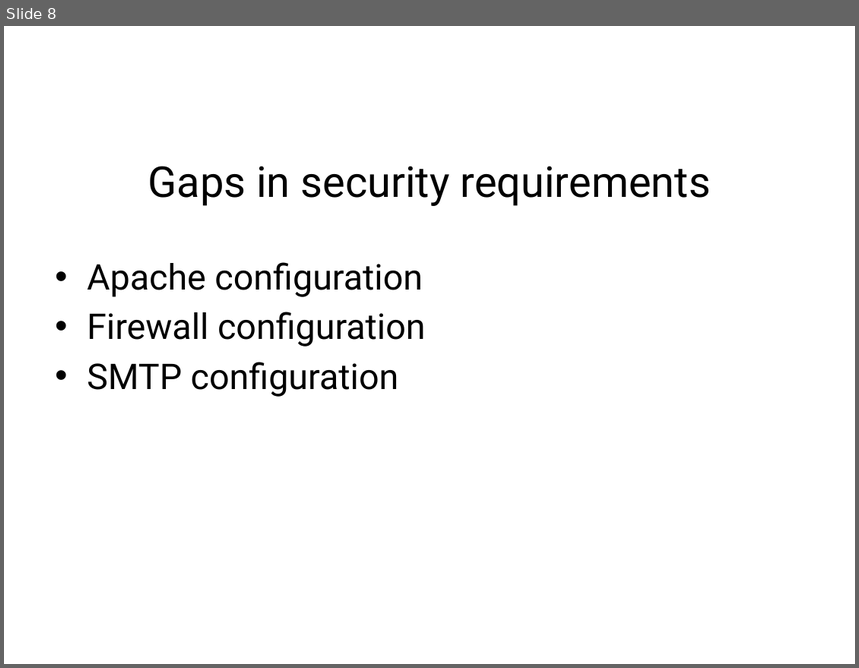
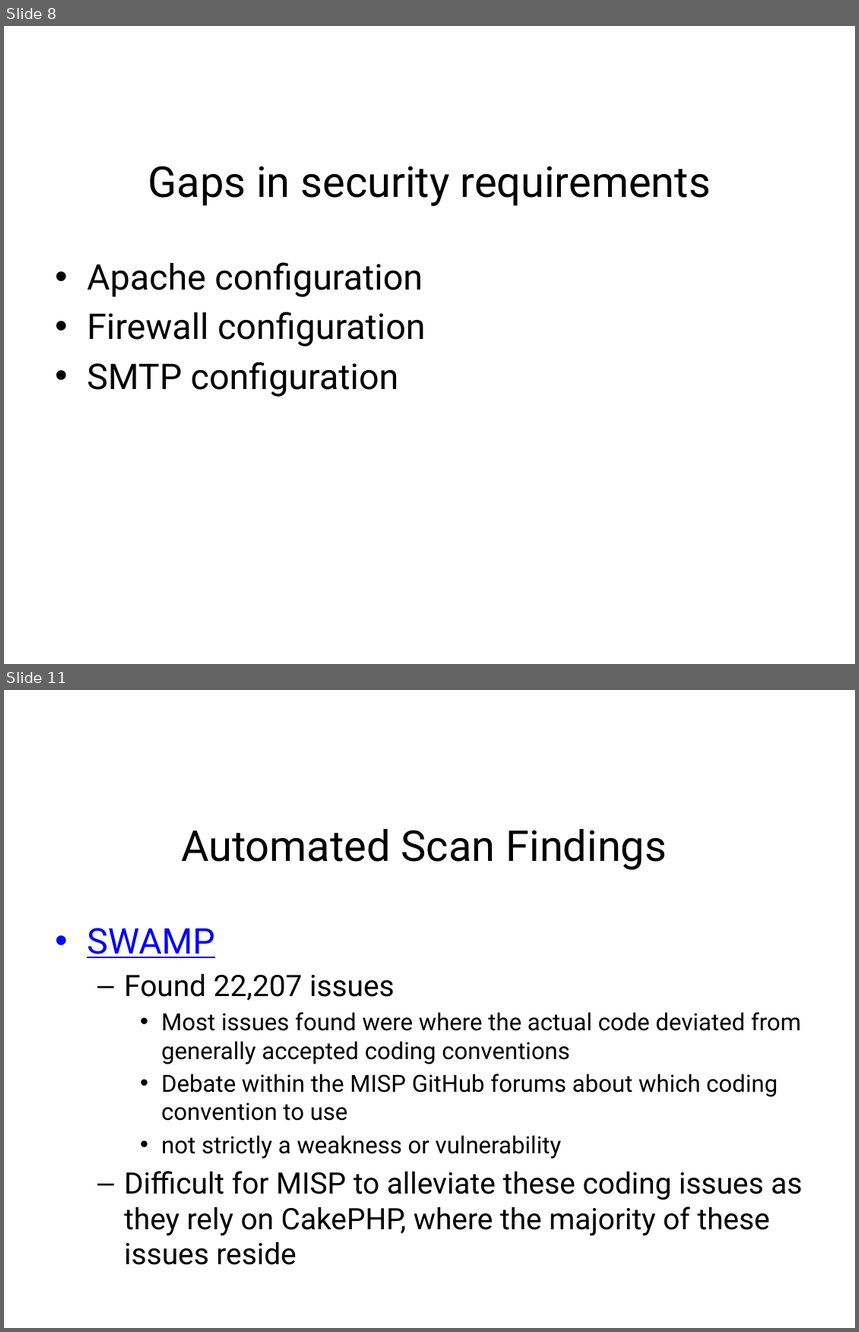
Before and after one commit to team-assure/Semester-Project, a slide deck: Class-Presentation/MISP_Presentation .pptx. Shown one above the other, each under a label of ours: slide 8 before the commit, slides 8 and 11 after it; the slides between them are not shown. The pictures are 859x668 and 859x1332 pixels, drawn with LibreOffice and Linux fonts; fonts in the diff are those of the drawing; background and template pictures are left out. Boxes give left, top, right and bottom in pixels: in the first picture for what was removed or moved away, otherwise in the second. Text is boxed around its words. In the diff, an @@ line names an element or a change of style, - is before the commit and + after.

Commit message:
Added slides
with information from the static analysis scans.  Also included the Excel worksheet with the compilation of information from the SWAMP report.

```diff
--- a/Class-Presentation/MISP_Presentation .pptx
+++ b/Class-Presentation/MISP_Presentation .pptx
@@ slide 11 added at [4, 690, 855, 1328], background picture (left out) @@
@@ title added at [181, 829, 667, 870], 36 pt, text #000000 @@
+Automated Scan Findings
@@ text added at [87, 928, 802, 1265], 20 pt, text #000000 @@
+• SWAMP
+  – Found 22,207 issues
+    • Most issues found were where the actual code deviated from generally accepted coding conventions
+    • Debate within the MISP GitHub forums about which coding convention to use
+    • not strictly a weakness or vulnerability
+  – Difficult for MISP to alleviate these coding issues as they rely on CakePHP, where the majority of these issues reside
```
Also in this commit, not shown: 1 slide changed, 3 other slides added, 1 other file.
